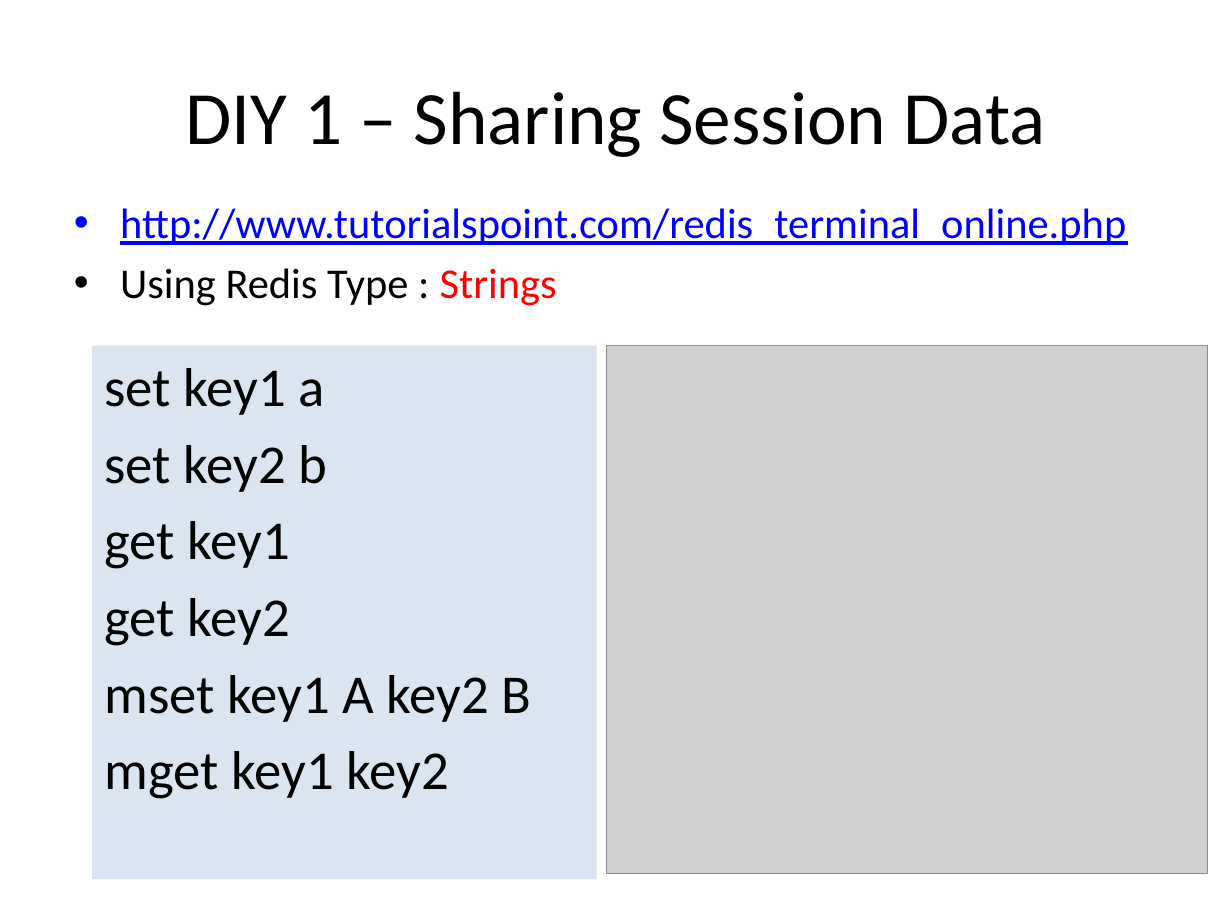
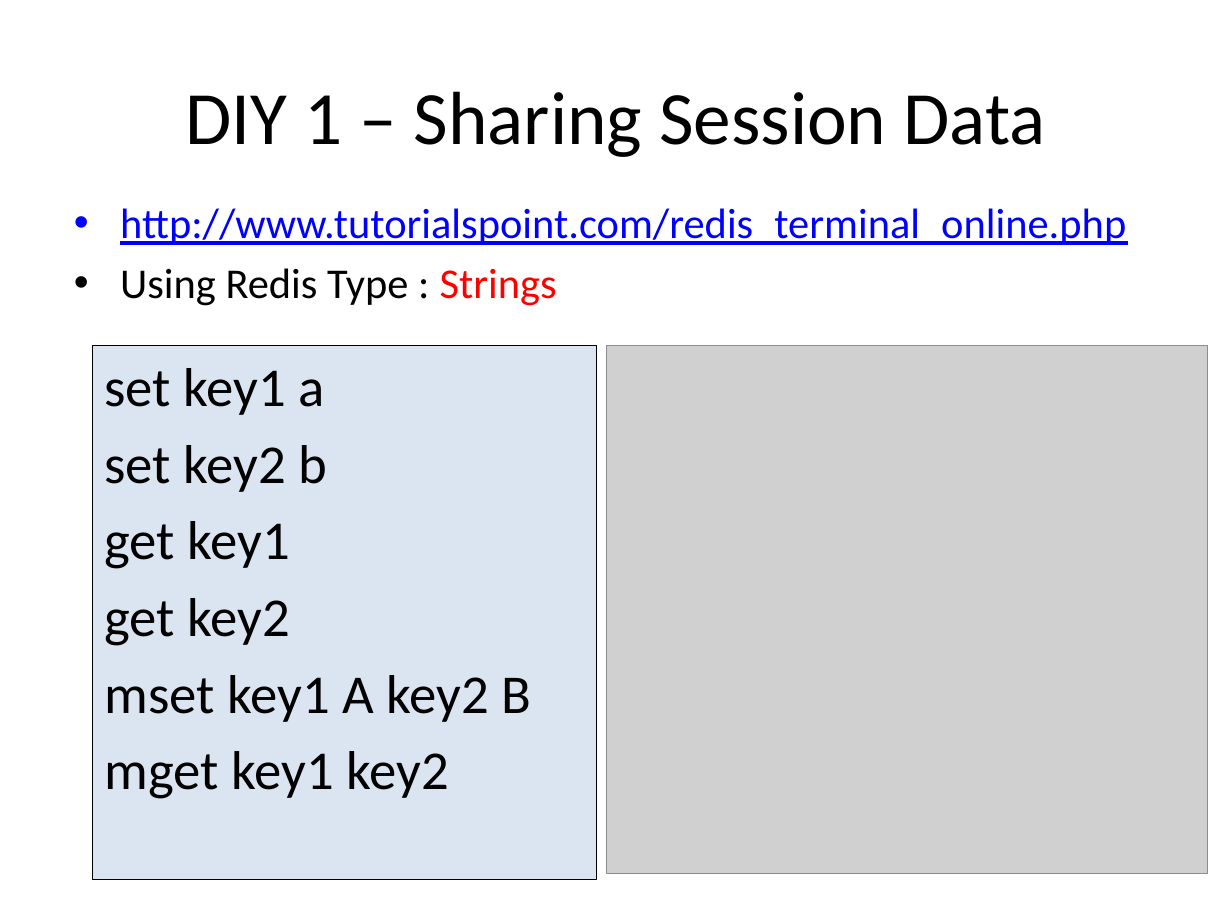
Before and after one commit to jimliu7434/microservice-sample, a slide deck: slide 15 of Microservice.pptx. Drawn at 1232x924 pixels with LibreOffice and Linux fonts; fonts in the diff are those of the drawing; grey boxes stand for pictures. Boxes give left, top, right and bottom in pixels: in the first picture for what was removed or moved away, otherwise in the second. Text is boxed around its words. In the diff, an @@ line names an element or a change of style, - is before the commit and + after.

```diff
--- a/Microservice.pptx
+++ b/Microservice.pptx
@@ rectangle "set key1 a" at <box>92,346,596,880</box>: outline none to #000000 0.25 pt @@
```
Also in this commit, not shown: 2 other slides changed, 2 slides added.
